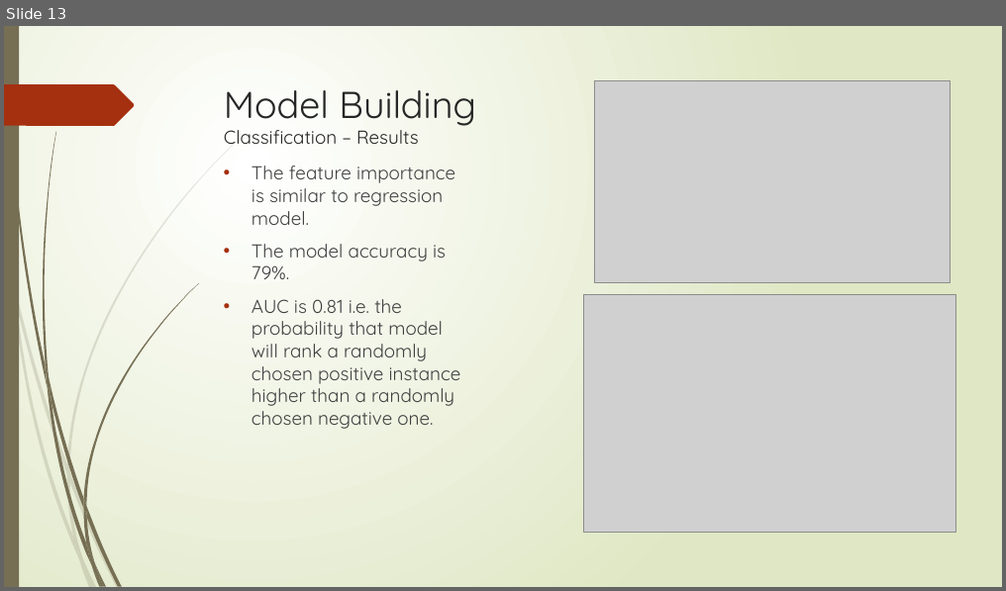
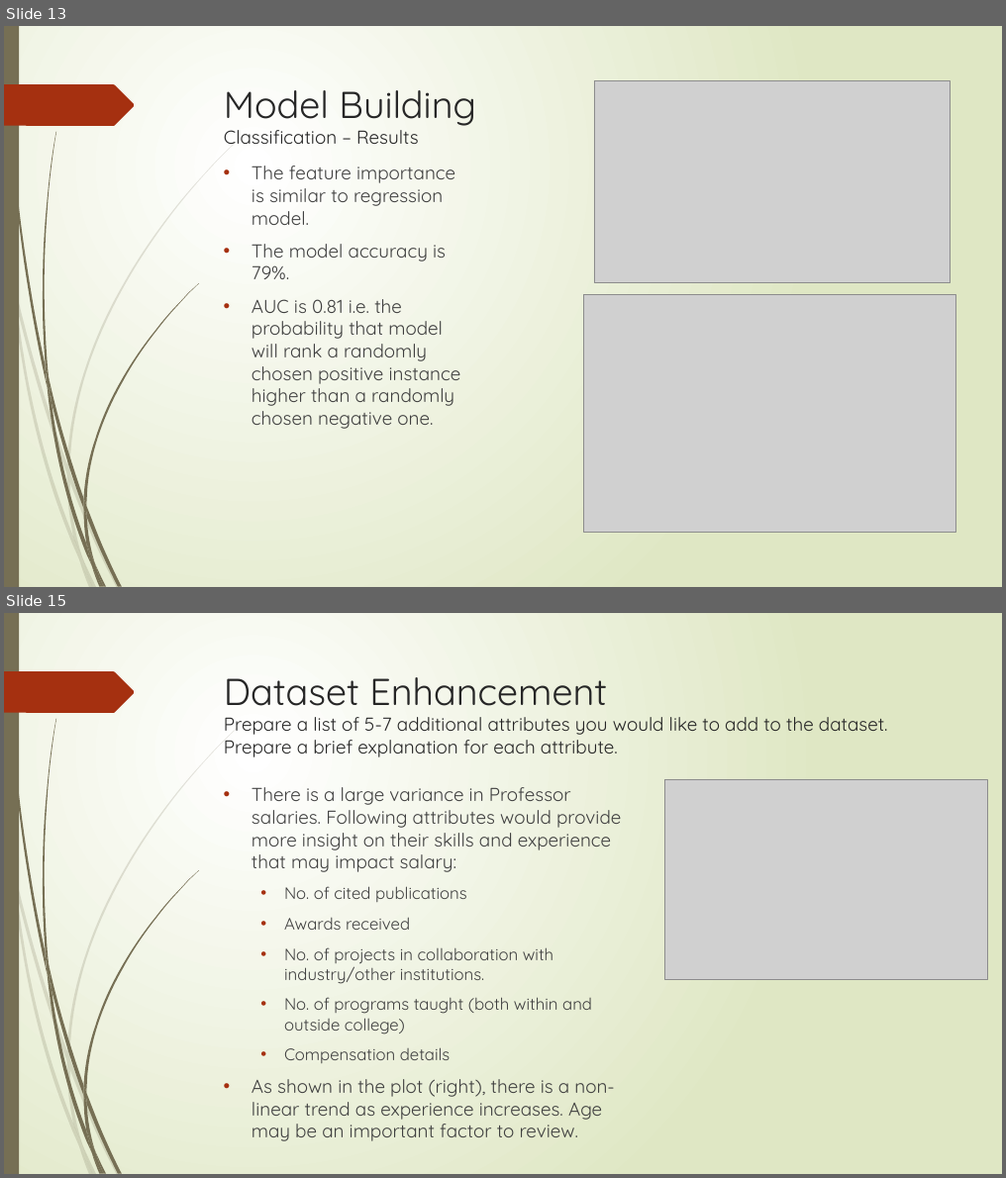
Before and after one commit to irtizak/salaries, a slide deck: Presentation.pptx. Shown one above the other, each under a label of ours: slide 13 before the commit, slides 13 and 15 after it; the slides between them are not shown. The pictures are 1006x591 and 1006x1178 pixels, drawn with LibreOffice and Linux fonts; fonts in the diff are those of the drawing; grey boxes stand for pictures. Boxes give left, top, right and bottom in pixels: in the first picture for what was removed or moved away, otherwise in the second. Text is boxed around its words. In the diff, an @@ line names an element or a change of style, - is before the commit and + after.

Commit message:
Included Data Enhancement section

```diff
--- a/Presentation.pptx
+++ b/Presentation.pptx
@@ slide 15 added at bbox=[4, 613, 1002, 1174], background gradient #FFFFFF to #DFE8C4; not listed: 24 template elements that a slide beside it also shows @@
@@ title added at bbox=[224, 677, 888, 758], 18 pt, text #262626 @@
+Dataset Enhancement
+Prepare a list of 5-7 additional attributes you would like to add to the dataset. Prepare a brief explanation for each attribute.
@@ text added at bbox=[252, 787, 621, 1142], 18 pt, text #404040 @@
+• There is a large variance in Professor salaries. Following attributes would provide more insight on their skills and experience that may impact salary:
+  • No. of cited publications
+  • Awards received
+  • No. of projects in collaboration with industry/other institutions.
+  • No. of programs taught (both within and outside college)
+  • Compensation details
+• As shown in the plot (right), there is a non-linear trend as experience increases. Age may be an important factor to review.
@@ picture added at bbox=[665, 779, 988, 980] @@
```
Also in this commit, not shown: 2 slides changed, 2 other slides added.
